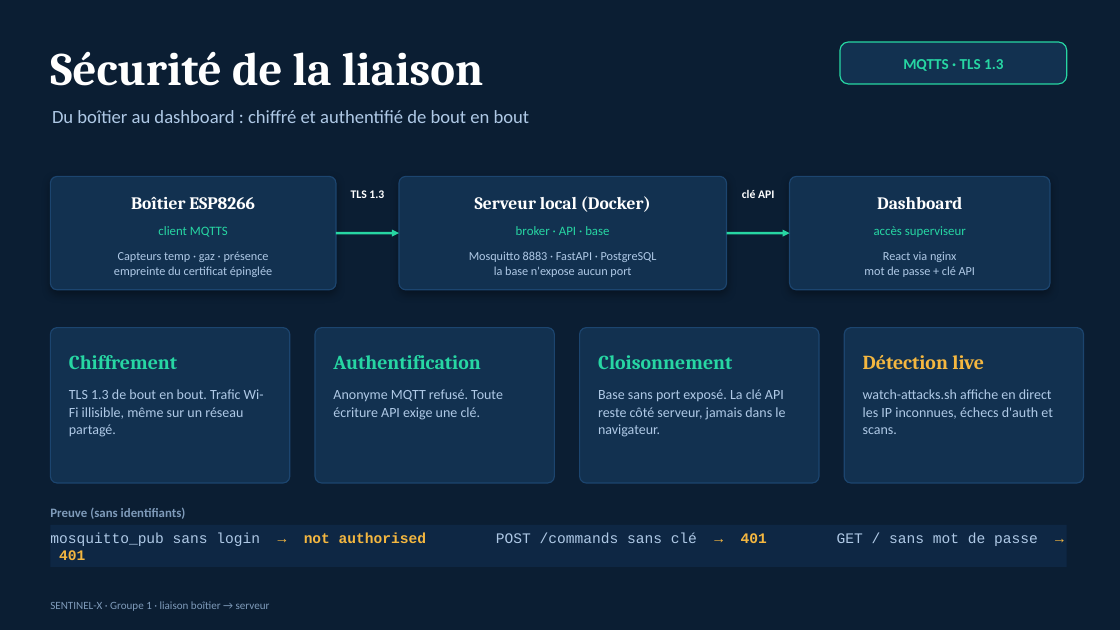
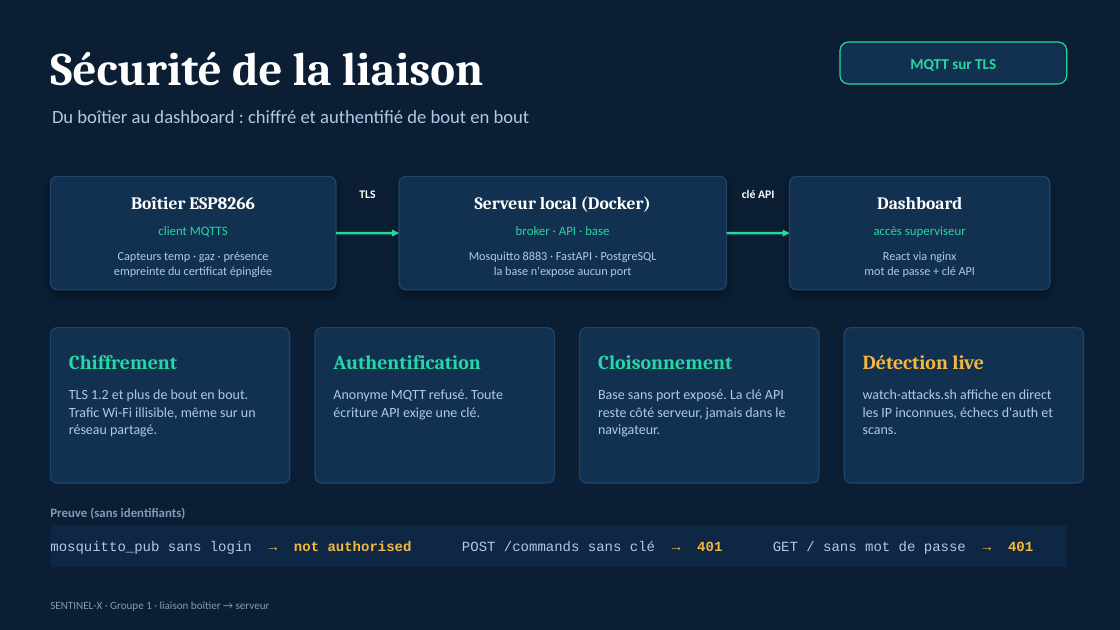
Before and after one commit to ProbablyME/workshop-m1-2627, a slide deck: slide 1 of livrables/Workshop2026-M1-G1-Diapo-Securite.pptx. Drawn at 1120x630 pixels with LibreOffice and Linux fonts; fonts in the diff are those of the drawing. Boxes give left, top, right and bottom in pixels: in the first picture for what was removed or moved away, otherwise in the second. Text is boxed around its words. In the diff, an @@ line names an element or a change of style, - is before the commit and + after.

```diff
--- a/livrables/Workshop2026-M1-G1-Diapo-Securite.pptx
+++ b/livrables/Workshop2026-M1-G1-Diapo-Securite.pptx
@@ text in rounded rectangle at [910,59,996,71]: text changed @@
-MQTTS · TLS 1.3
+MQTT sur TLS
@@ text at [359,190,375,198]: text changed @@
-TLS 1.3
+TLS
@@ text at [69,389,256,437]: text changed @@
-TLS 1.3 de bout en bout. Trafic Wi-Fi illisible, même sur un réseau partagé.
+TLS 1.2 et plus de bout en bout. Trafic Wi-Fi illisible, même sur un réseau partagé.
@@ rectangle "mosquitto_pub sans login → not ..." at [50,525,1067,567]: size 12.5 to 12 pt @@
```
Also in this commit, not shown: 1 other file.
